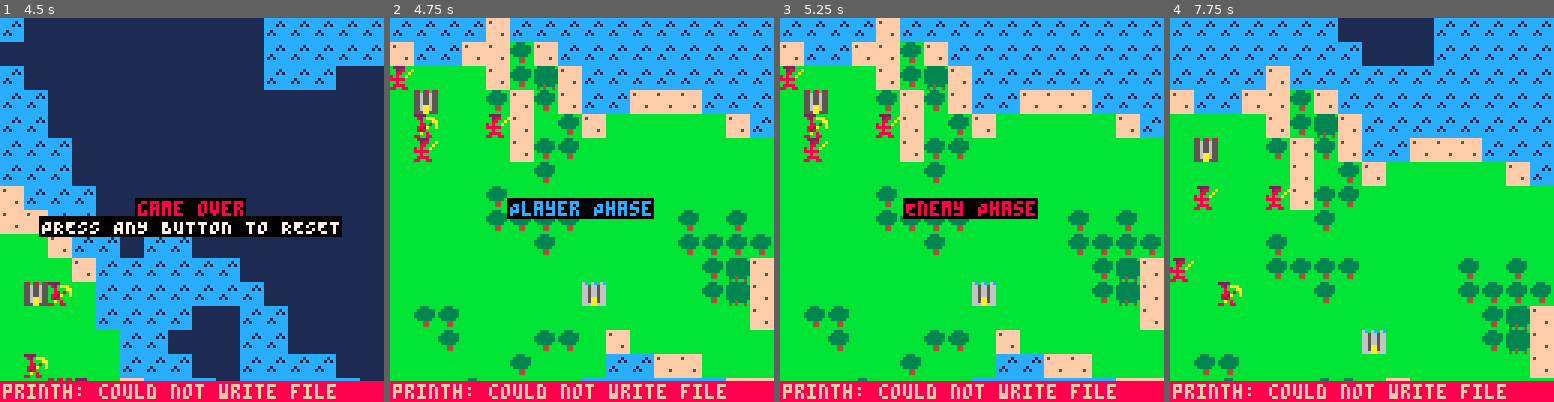
Above: before the commit, frames 1-4 (left to right).
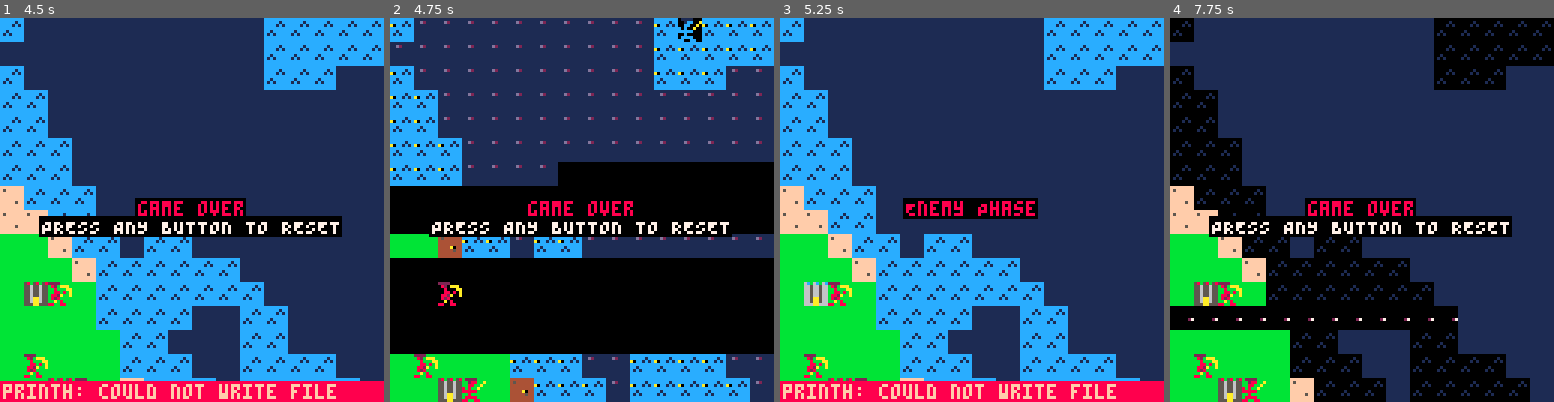
Above: after the commit, the same moments.

Repository: stavguo/pico-saga
Game: PICO-8 cartridge ftrpg.p8
Same seed, same stepped clock (60 frames per second), same inputs: the game is played once before the commit and once after it.
Inputs:
- Up to frame 1 (4.5 s): tap X (X key) at 0.33, 1.07, 1.85, 2.97, 4.08 s; tap O (Z key) at 0.7, 1.7, 2.1, 2.5, 2.9, 3.3, 3.7, 4.1 s; hold Right 1.6-2.1 s; hold Up 2.15-2.42 s; hold Right 2.47-3.03 s; hold Left 3.08-3.58 s; hold Down 3.63-3.97 s; hold Right from 4.02 s (still down)
- Up to frame 2 (4.75 s): tap O (Z key) at 4.5 s; release Right at 4.68 s; hold Up from 4.73 s (still down)
- Up to frame 3 (5.25 s): tap O (Z key) at 4.9 s; release Up at 5.03 s; hold Left from 5.08 s (still down); tap X (X key) at 5.2 s
- Up to frame 4 (7.75 s): tap O (Z key) every 0.4 s from 5.3 to 7.7 s; release Left at 5.68 s; hold Down 5.73-6.03 s; hold Right 6.08-6.58 s; tap X (X key) at 6.32, 7.43 s; hold Right 6.63-7.13 s; hold Up 7.18-7.45 s; hold Right from 7.5 s (still down)

Frame 1 is identical in both runs. In frame 2, 89% of the frame differs, in the area x 0-100%, y 0-100%; in frame 3, 78%; in frame 4, 88%.

Commit message:
Improved reset logic

Diff:
--- a/src/fsm.lua
+++ b/src/fsm.lua
@@ -610,19 +610,13 @@
         end,
         update = function()
             if btnp(0) or btnp(1) or btnp(2) or btnp(3) or btnp(4) or btnp(5) then
-                change_state("setup")
+                extcmd('reset')
             end
         end,
         draw = function()
             draw_units(units)
             draw_centered_text(go_text, not win and 8 or 12)
             draw_centered_text(reset_text, 7, 67)
-        end,
-        exit = function()
-            reset()
-            castles = {}
-            units = {}
-            camera(0, 0)
-        end
-    }
-end
+        end
+    }
+end
